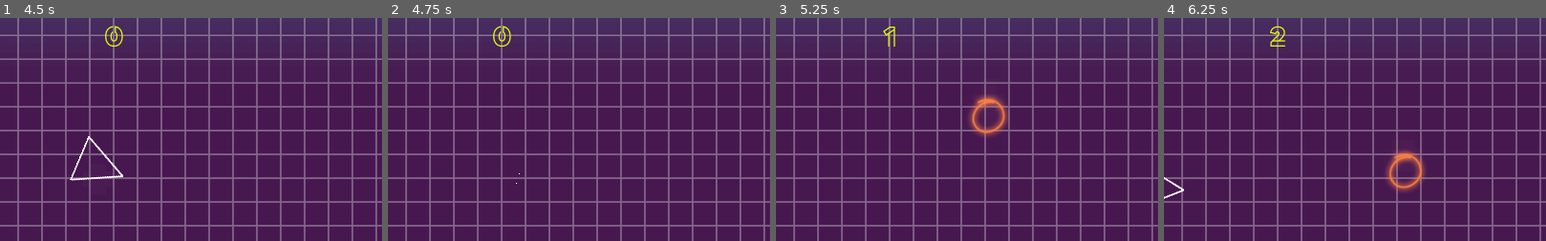
Above: before the commit, frames 1-4 (left to right).
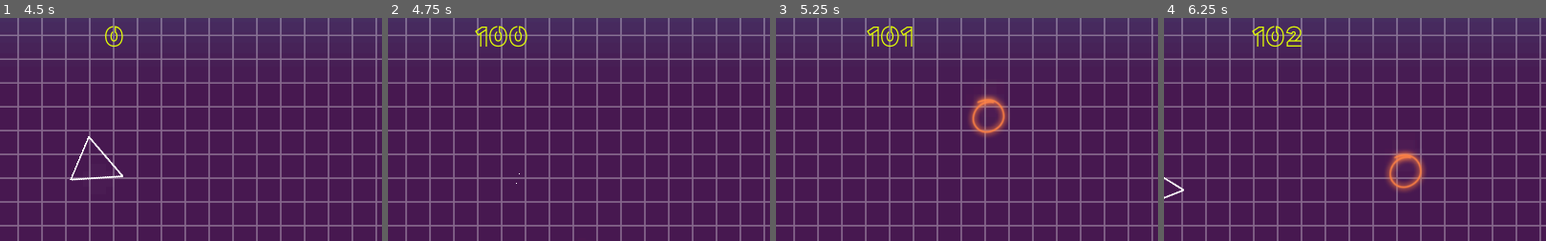
Above: after the commit, the same moments.

Repository: ScrappyMan25/Seven
Game: Godot game, scene res://Scenes/SplashScreen.tscn
The game is run twice, just before and just after one commit, with the same random seed, the same clock (stepped at 60 frames per second) and the same inputs.
Inputs (mouse positions are % of the whole screen's width and height, from its top left):
- Up to frame 1 (4.5 s): tap Enter at 0.5, 2 s; move the mouse to (72, 45) at 0.52 s; hold Right (point_right) 0.53-1.28 s; click (72, 45) at 0.67 s; tap Space (ui_select) at 0.77, 1.25, 1.52, 2.75, 3.02 s; move the mouse to (30, 55) at 1.27 s; hold S (ui_down) 1.28-2.03 s; move the mouse to (60, 28) at 2.02 s; hold Right (point_right) 2.03-2.78 s; move the mouse to (45, 70) at 2.77 s; hold W (ui_up) 2.78-3.5 s; click (45, 70) at 2.92 s; click "Play" at 3.5 s; move the mouse to (80, 65) at 4.27 s; hold Left (point_left) from 4.28 s (still down)
- Up to frame 2 (4.75 s): keep holding Left (point_left); tap Space (ui_select) at 4.52 s
- Up to frame 3 (5.25 s): keep holding Left (point_left); move the mouse to (20, 35) at 5.02 s
- Up to frame 4 (6.25 s): tap Space (ui_select) at 5.27 s; move the mouse to (55, 50) at 5.77 s; release Left (point_left) at 5.78 s; hold S (ui_down) from 5.78 s (still down); click (55, 50) at 5.92 s
The pictures show only the part of the screen within x 35-85%, y 9-59%; the shares and areas given below are measured in that part.

Frame 1 is identical in both runs. In frame 2, 0.6% of the frame differs, in the area x 22-37%, y 3-13%; in frame 3, 0.5%; in frame 4, 0.6%.

Commit message:
added a bit more to the ui

Diff:
--- a/Seven/Scenes/UI.tscn
+++ b/Seven/Scenes/UI.tscn
@@ -1,9 +1,13 @@
-[gd_scene load_steps=19 format=2]
+[gd_scene load_steps=20 format=2]
 
 [ext_resource path="res://Assets/NEONLEDLight.ttf" type="DynamicFontData" id=1]
 [ext_resource path="res://Scripts/UI.gd" type="Script" id=2]
 [ext_resource path="res://Assets/GameAssets/Pause.png" type="Texture" id=3]
 [ext_resource path="res://Assets/GameAssets/PauseEmission.png" type="Texture" id=4]
+
+[sub_resource type="DynamicFont" id=15]
+size = 40
+font_data = ExtResource( 1 )
 
 [sub_resource type="DynamicFont" id=1]
 size = 40
@@ -80,6 +84,17 @@
 [node name="UI" type="CanvasLayer"]
 pause_mode = 2
 script = ExtResource( 2 )
+
+[node name="NumberBounce" type="Label" parent="."]
+margin_left = 34.4326
+margin_top = 25.9568
+margin_right = 433.433
+margin_bottom = 62.9568
+custom_fonts/font = SubResource( 15 )
+text = "Number Of Bounces"
+__meta__ = {
+"_edit_use_anchors_": false
+}
 
 [node name="Score" type="Label" parent="."]
 modulate = Color( 0.89, 2.91, 0.01, 1 )
--- a/Seven/Scripts/PlayerProjectile.gd
+++ b/Seven/Scripts/PlayerProjectile.gd
@@ -17,8 +17,9 @@
 	pass # Replace with function body.
 
 func _physics_process(delta: float) -> void:
+	UIScene.call_deferred("update_bounce", number_of_bounces)
 	var collision : KinematicCollision2D = move_and_collide(direction * velocity * delta)
-	if number_of_bounces != -1:
+	if number_of_bounces != 0:
 		if collision:
 			bounce(collision)
 	else:
@@ -36,10 +37,10 @@
 	else:
 		number_of_bounces -= 1
 		velocity = velocity - 70
-	print(number_of_bounces)
 	pass
 
 func _on_Area2D_body_entered(body):
 	if "Enemy_template" in body.name:
+		get_parent().addScore(100)
 		body.queue_free()
 	pass # Replace with function body.
--- a/Seven/Scripts/UI.gd
+++ b/Seven/Scripts/UI.gd
@@ -26,6 +26,10 @@
 	file.close()
 	pass
 
+func update_bounce(bounce : int) -> void:
+	$NumberBounce.text = "BOUNCE: "+bounce as String
+	pass
+
 func update_score(score : int) -> void:
 	#Change the text of score lable
 	$Score.text = score as String
@@ -33,9 +37,11 @@
 		$GameOver/NewHighScoreLabel.show()
 		$GameOver/Result.hide()
 		$GameOver/NewHighScoreLabel.text = "NEW HIGH SCORE: "+ score as String
+		$NumberBounce.hide()
 		HighScore = score
 		save_highscore()
 	else:
+		$NumberBounce.hide()
 		$GameOver/NewHighScoreLabel.hide()
 		$GameOver/Result.show()
 		$GameOver/Result/FinalScore.text = "SCORE: "+score as String
